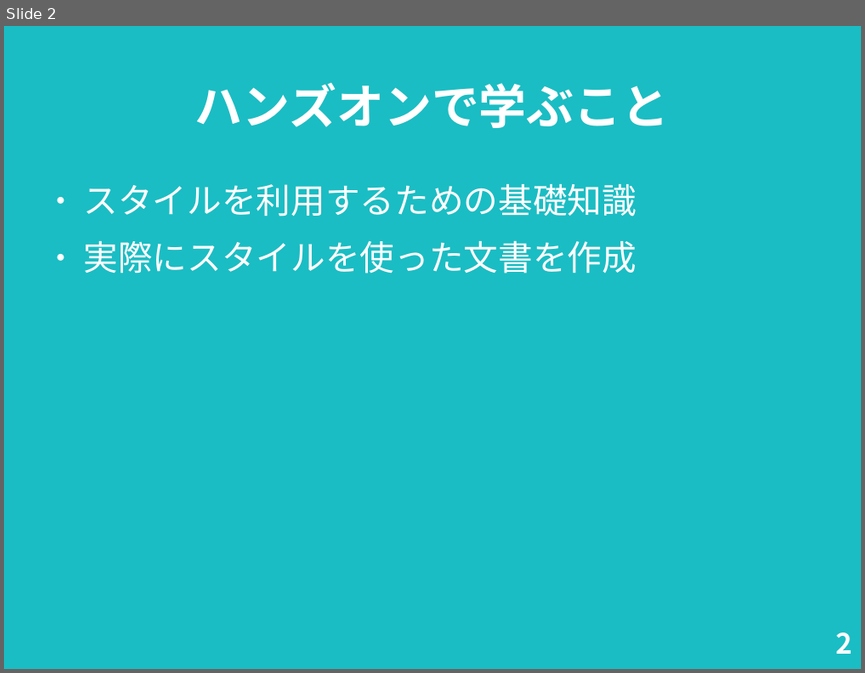
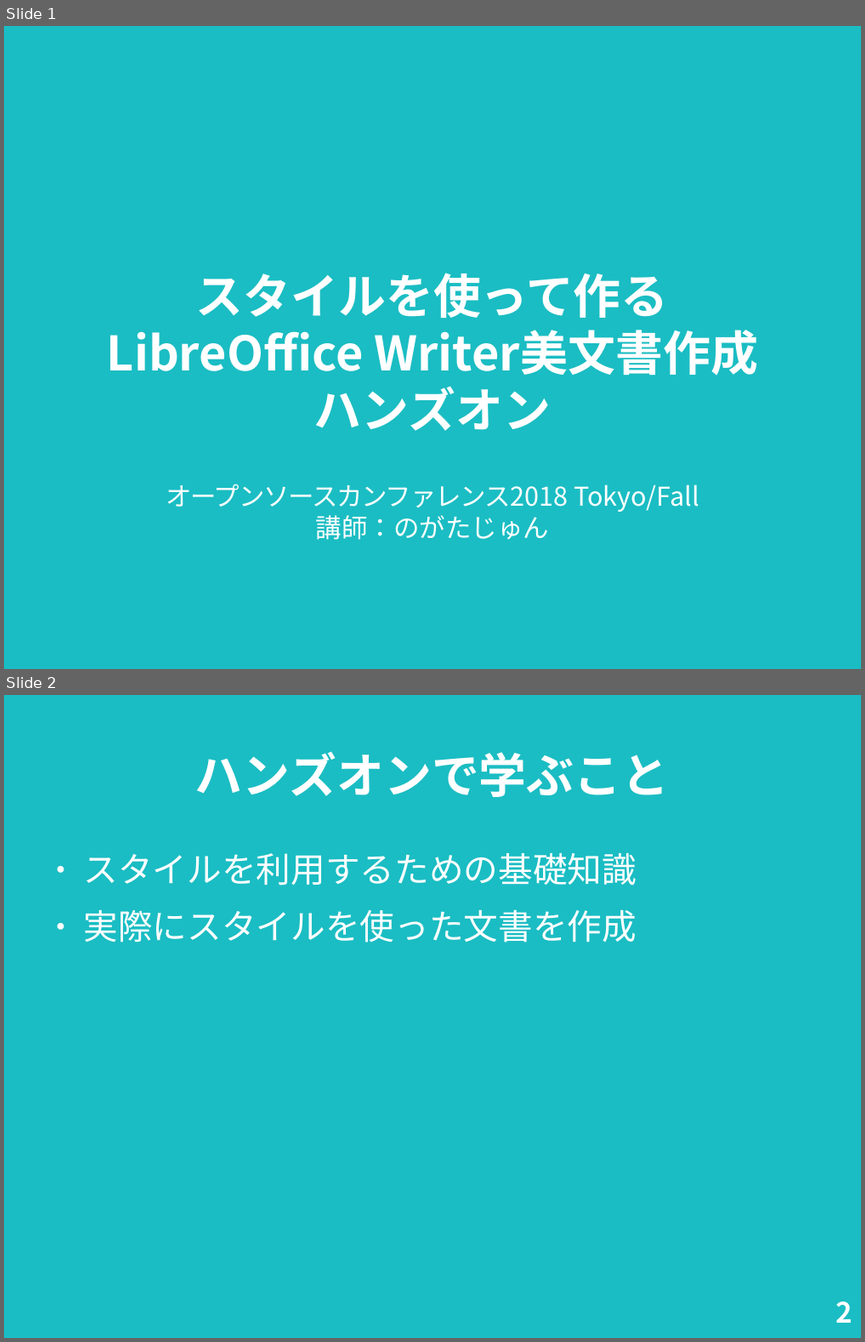
Before and after one commit to nogajun/libreofficekaigi2018-handson, a slide deck: docs/20180512-writer_handson_slide.odp. Shown one above the other, each under a label of ours: slide 2 before the commit, slides 1 and 2 after it. The pictures are 865x673 and 865x1342 pixels, drawn with LibreOffice and Linux fonts; fonts in the diff are those of the drawing. Boxes give left, top, right and bottom in pixels: in the first picture for what was removed or moved away, otherwise in the second. Text is boxed around its words. In the diff, an @@ line names an element or a change of style, - is before the commit and + after.

```diff
--- a/docs/20180512-writer_handson_slide.odp
+++ b/docs/20180512-writer_handson_slide.odp
@@ slide 1 added at bbox=[4, 26, 861, 669], background #1ABDC3 @@
@@ title added at bbox=[107, 272, 758, 431], 44 pt, text #FFFFFF, bold @@
+スタイルを使って作る
+LibreOffice Writer美文書作成
+ハンズオン
@@ subtitle added at bbox=[166, 483, 699, 539], 24 pt, text #FFFFFF @@
+オープンソースカンファレンス2018 Tokyo/Fall
+講師：のがたじゅん
```
Also in this commit, not shown: 9 slides changed, 3 other slides added, 1 slide removed, 1 other file.
